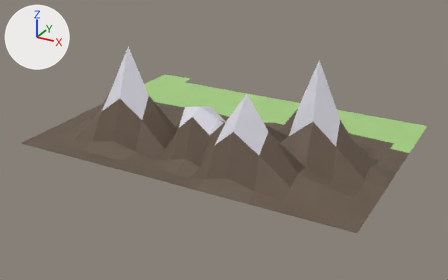
The OBJ model resources/models/leftside.obj: old version first, new version second.
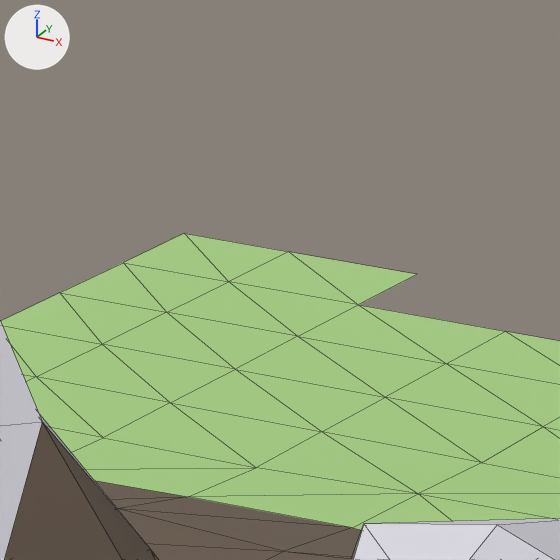
Old and new are each drawn whole from a camera (50 mm lens) standing at (17.46, -44.02, 15.49) and looking at (0.45, -13.08, 0.02) and again close up on the part from 32% to 46% of the width and 17% to 40% of the height. Lighting does not change. The marker at upper left points along +X, +Y and +Z. The close-ups show mesh edges as thin lines. Where no turn or scale is listed for an object, it has been applied to the vertices.

The first close-up shows 'leftside'.
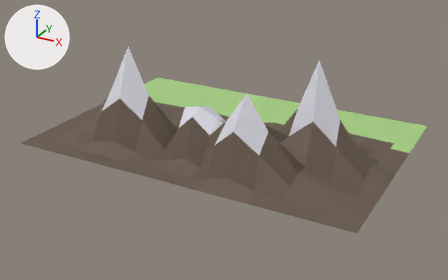
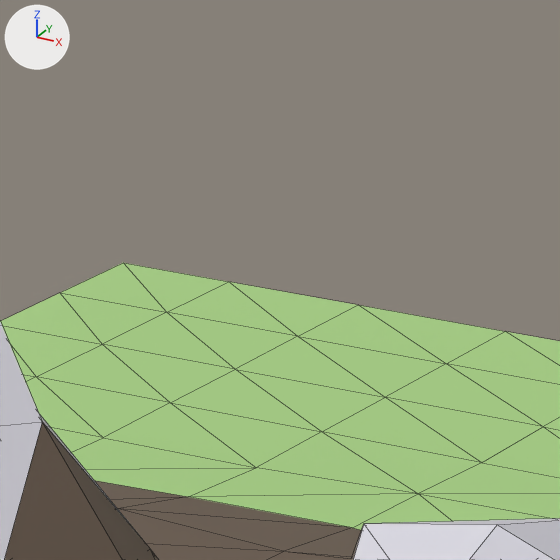
The change, as a diff of the scene's bpy script:
```diff
--- a/resources/models/leftside.obj.py
+++ b/resources/models/leftside.obj.py
@@ me_leftside @@
 me_leftside.from_pydata(...)  # 275 vertices, 484 faces; spans x -10.3..11.0, y -19.5..-3.6, z 0.0..6.3
 # used by ob_leftside; location = (0.0, 0.0, 0.0)
 # verts and faces of me_leftside; kept vertices keep their numbers, new ones are numbered from 275
 # before: 0 (-10.3, -3.6, 0.0) at pixel (184, 233), 22 (-7.7, -3.6, 0.0) at pixel (417, 274), 75 (-9.1, -3.6, 0.0) at pixel (288, 251), 125 (-10.3, -4.6, 0.0) at pixel (123, 262), 184 (-7.7, -4.6, 0.0) at pixel (358, 304)
 # before: 229 (-9.1, -4.6, 0.0) at pixel (228, 281)
+# me_leftside part 1
+delete_vertices([0, 22, 75])  # with the faces that use them
 me_leftside.materials.append(mat_pasted__zemin2)
```

What differs and where, as boxes [x1, y1, x2, y2] in the close-ups (560 x 560 px):
'leftside', reshaped: before [0, 233, 560, 560]; after [0, 263, 560, 560]
part 1 of me_leftside, deleted (green): before [123, 233, 417, 305]
